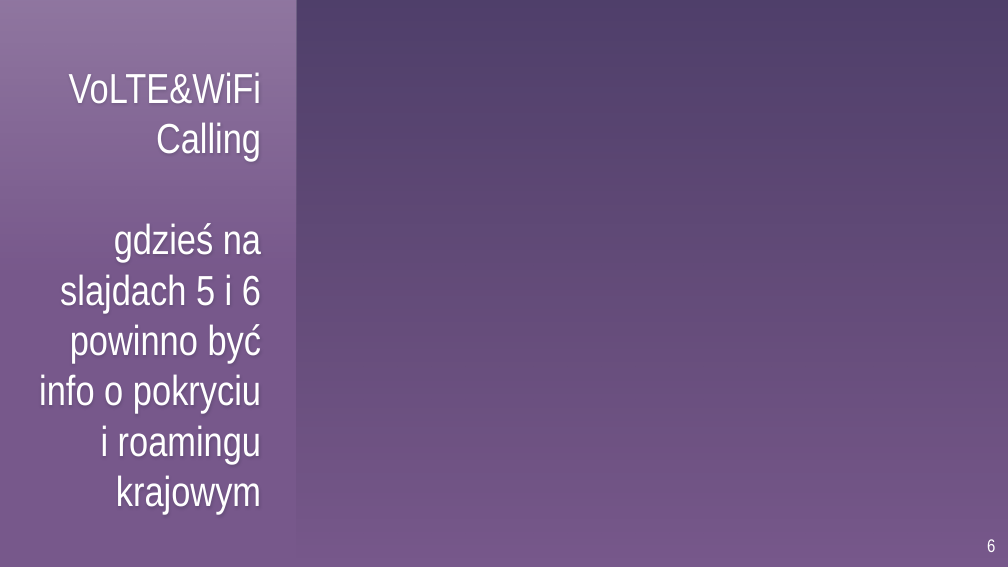
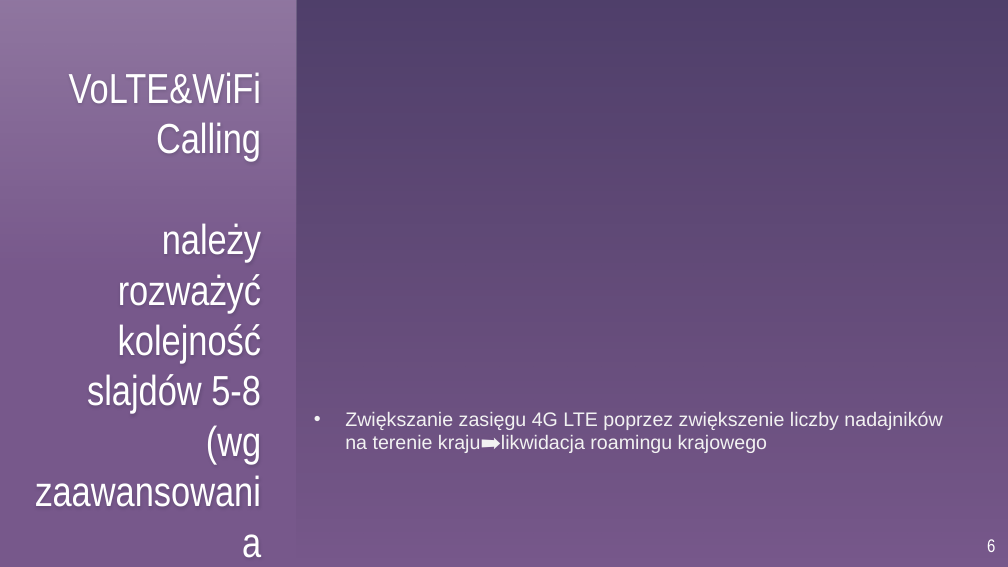
Before and after one commit to Tuptaju/OST, a slide deck: slide 6 of OST - draft.pptx. Drawn at 1008x567 pixels with LibreOffice and Linux fonts; fonts in the diff are those of the drawing; background and template pictures are left out. Boxes give left, top, right and bottom in pixels: in the first picture for what was removed or moved away, otherwise in the second. Text is boxed around its words. In the diff, an @@ line names an element or a change of style, - is before the commit and + after.

```diff
--- a/OST - draft.pptx
+++ b/OST - draft.pptx
@@ title at (69, 72, 261, 464): text changed @@
-VoLTE&WiFi Calling
-gdzieś na slajdach 5 i 6 powinno być info o pokryciu i roamingu krajowym
+VoLTE&WiFi Calling
+należy rozważyć kolejność slajdów 5-8 (wg zaawansowania technologicznego czy wg ważności)
@@ text added at (345, 411, 942, 453), 14 pt, text #F2F2F2 @@
+• Zwiększanie zasięgu 4G LTE poprzez zwiększenie liczby nadajników na terenie kraju➡️likwidacja roamingu krajowego
```
Also in this commit, not shown: 5 other slides changed, 1 other file.
